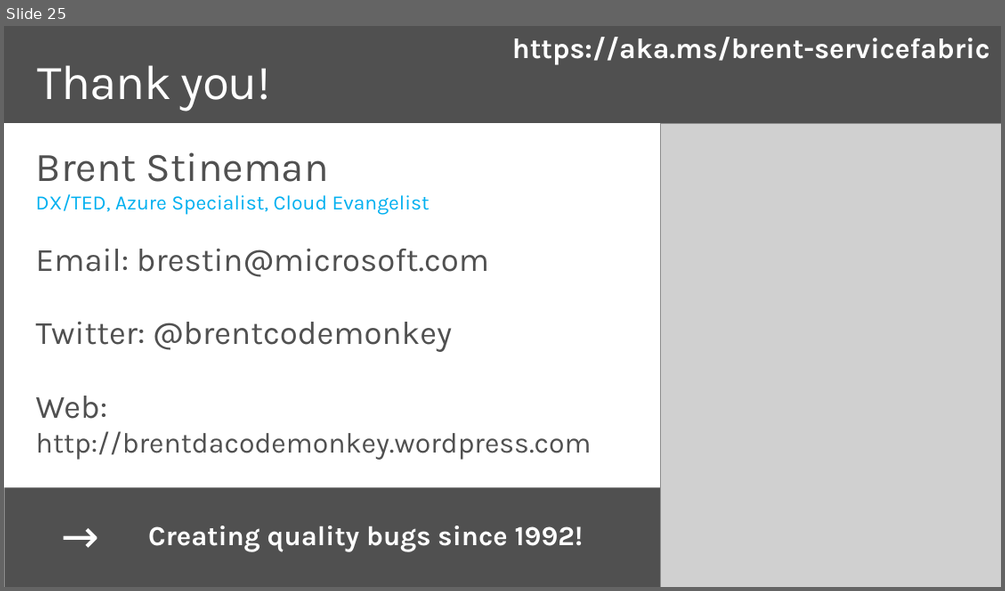
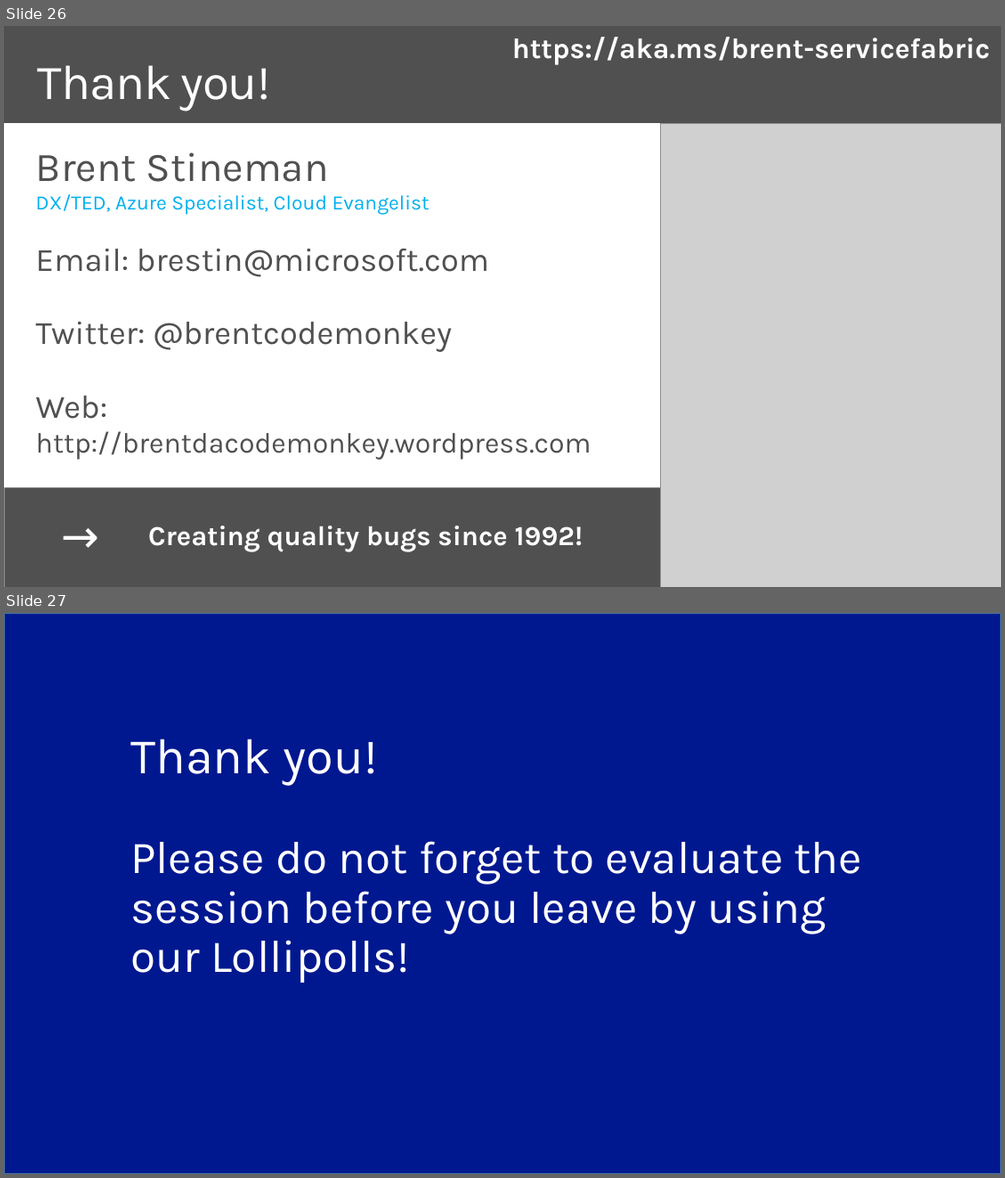
Before and after one commit to brentstineman/PersonalStuff, a slide deck: Presentations/Service Fabric/ServiceFabric - Real World.pptx. Shown one above the other, each under a label of ours: slide 25 before the commit, slides 26 and 27 after it. The pictures are 1005x591 and 1005x1178 pixels, drawn with LibreOffice and Linux fonts; fonts in the diff are those of the drawing; grey boxes stand for pictures. Boxes give left, top, right and bottom in pixels: in the first picture for what was removed or moved away, otherwise in the second. Text is boxed around its words. In the diff, an @@ line names an element or a change of style, - is before the commit and + after.

```diff
--- a/Presentations/Service Fabric/ServiceFabric - Real World.pptx
+++ b/Presentations/Service Fabric/ServiceFabric - Real World.pptx
@@ slide 27 added at (4,613,1001,1174), background #FFFFFF @@
@@ rectangle added at (4,613,1001,1174), fill #00188F, outline #43739E 1 pt @@
@@ title added at (130,738,863,982), 44.9 pt, text #FFFFFF @@
+Thank you!
+Please do not forget to evaluate the session before you leave by using our Lollipolls!
@@ what was slide 25 is now slide 26 @@
```
Also in this commit, not shown: 7 slides changed, 1 other slide added, 12 other files.
